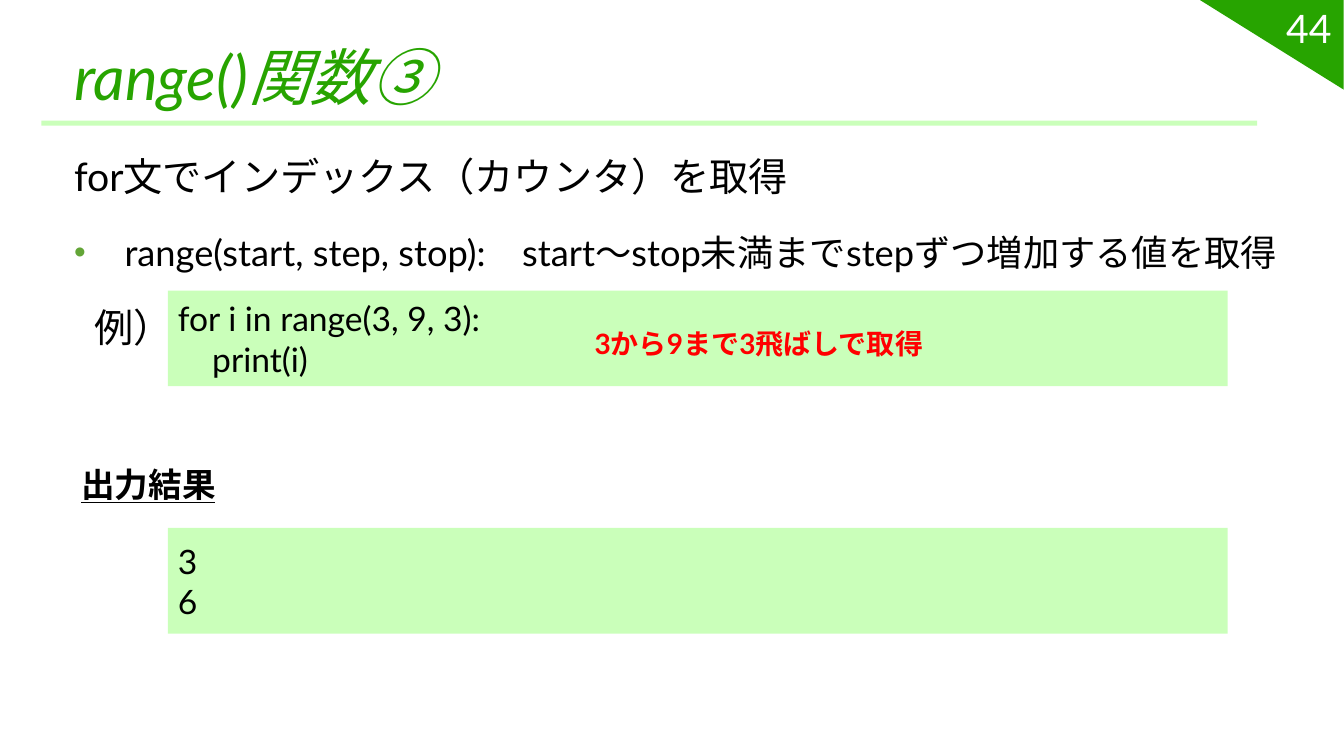
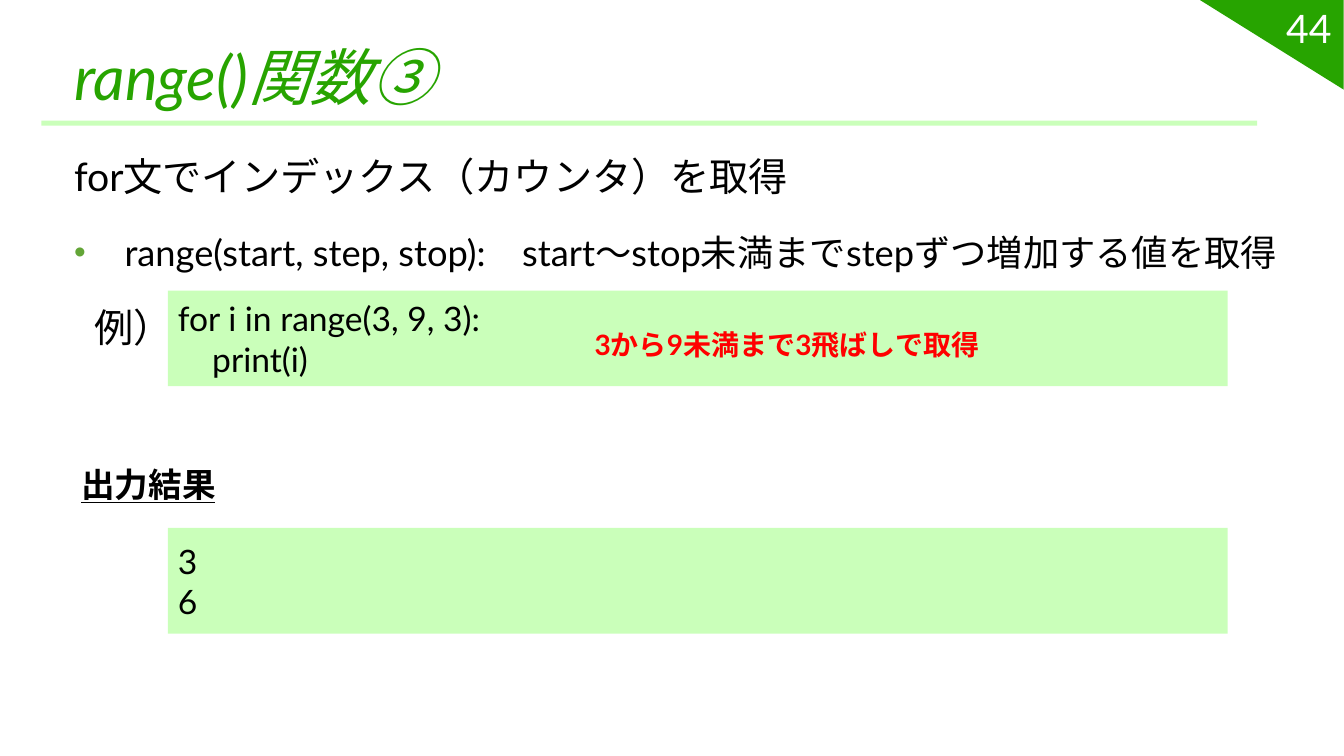
Before and after one commit to challenge-site-kamonohashi/learn_python, a slide deck: slide 44 of powerpoint/第4回 if for while try.pptx. Drawn at 1344x756 pixels with LibreOffice and Linux fonts; fonts in the diff are those of the drawing. Boxes give left, top, right and bottom in pixels: in the first picture for what was removed or moved away, otherwise in the second. Text is boxed around its words. In the diff, an @@ line names an element or a change of style, - is before the commit and + after.

```diff
--- a/powerpoint/第4回 if for while try.pptx
+++ b/powerpoint/第4回 if for while try.pptx
@@ text at (595, 331, 980, 358): text changed @@
-3から9まで3飛ばしで取得
+3から9未満まで3飛ばしで取得
```
Also in this commit, not shown: 4 other slides changed, 1 other file.
